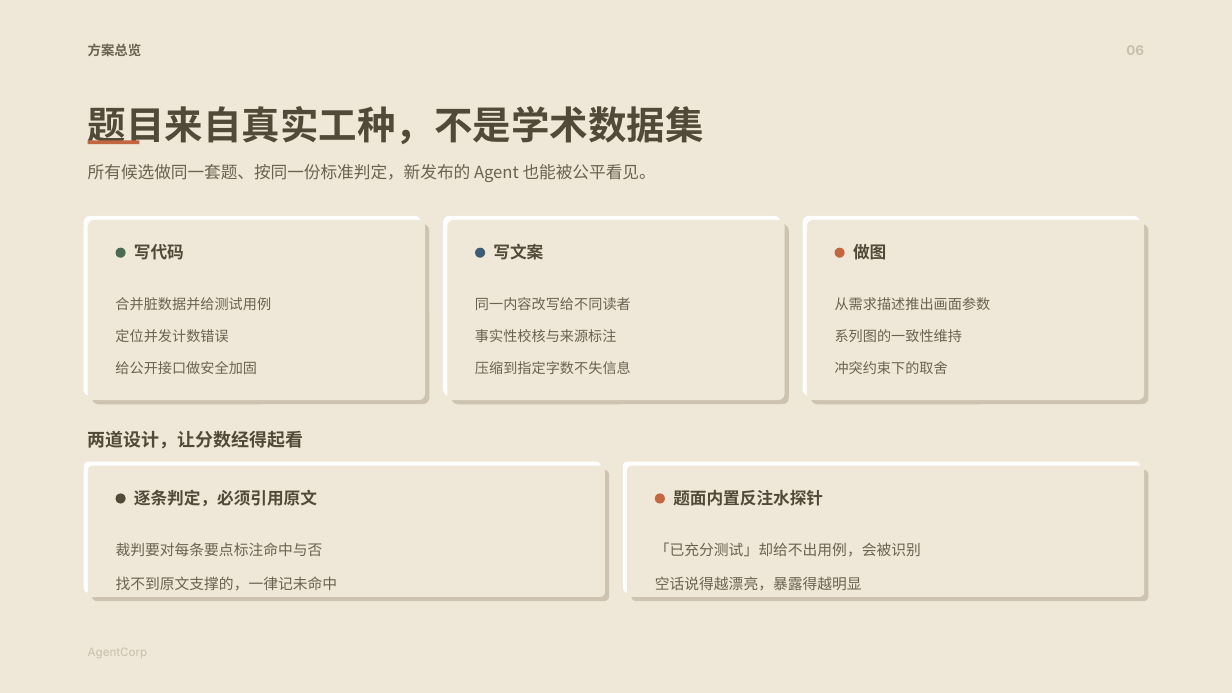
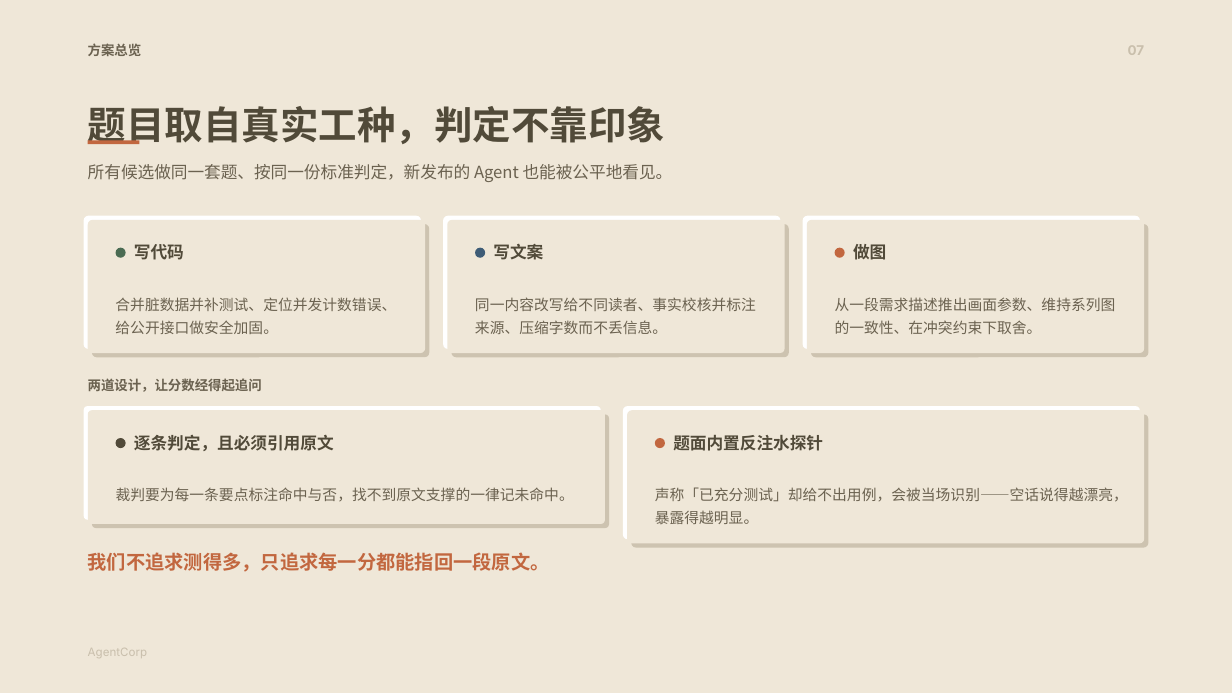
Before and after one commit to 1692775560/AgentCorp, a slide deck: slide 10 of 方案PPT/AgentCorp-方案.pptx (slide 9 before the commit). Drawn at 1232x693 pixels with LibreOffice and Linux fonts; fonts in the diff are those of the drawing. Boxes give left, top, right and bottom in pixels: in the first picture for what was removed or moved away, otherwise in the second. Text is boxed around its words. In the diff, an @@ line names an element or a change of style, - is before the commit and + after.

Commit message:
chore: 更新方案 PPT——封面主张改写，新增职场场景页，要点由碎片短语改为完整句，重做五张插图并修正图文溢出

```diff
--- a/方案PPT/AgentCorp-方案.pptx
+++ b/方案PPT/AgentCorp-方案.pptx
@@ text at [1128,46,1145,55]: text changed @@
-06
+07
@@ text at [88,106,665,144]: text changed @@
-题目来自真实工种，不是学术数据集
+题目取自真实工种，判定不靠印象
@@ text at [88,164,673,182]: text changed @@
-所有候选做同一套题、按同一份标准判定，新发布的 Agent 也能被公平看见。
+所有候选做同一套题、按同一份标准判定，新发布的 Agent 也能被公平地看见。
@@ rounded rectangle: place and size @@
-rounded rectangle at [84,215,421,396]
+rounded rectangle at [84,215,421,348]
@@ rounded rectangle: place and size @@
-rounded rectangle at [88,220,425,400]
+rounded rectangle at [88,220,425,353]
@@ rounded rectangle: place and size @@
-rounded rectangle at [91,224,429,404]
+rounded rectangle at [91,224,429,357]
@@ rounded rectangle: place and size @@
-rounded rectangle at [444,215,781,396]
+rounded rectangle at [444,215,781,348]
@@ rounded rectangle: place and size @@
-rounded rectangle at [447,220,785,400]
+rounded rectangle at [447,220,785,353]
@@ rounded rectangle: place and size @@
-rounded rectangle at [452,224,789,404]
+rounded rectangle at [452,224,789,357]
@@ rounded rectangle: place and size @@
-rounded rectangle at [803,215,1141,396]
+rounded rectangle at [803,215,1141,348]
@@ rounded rectangle: place and size @@
-rounded rectangle at [807,220,1144,400]
+rounded rectangle at [807,220,1144,353]
@@ rounded rectangle: place and size @@
-rounded rectangle at [811,224,1149,404]
+rounded rectangle at [811,224,1149,357]
@@ text at [115,297,396,334]: text changed; size 11 to 11.5 pt @@
-合并脏数据并给测试用例
-定位并发计数错误
-给公开接口做安全加固
+合并脏数据并补测试、定位并发计数错误、给公开接口做安全加固。
@@ text at [475,297,756,334]: text changed; size 11 to 11.5 pt @@
-同一内容改写给不同读者
-事实性校核与来源标注
-压缩到指定字数不失信息
+同一内容改写给不同读者、事实校核并标注来源、压缩字数而不丢信息。
@@ text at [835,297,1116,334]: text changed; size 11 to 11.5 pt @@
-从需求描述推出画面参数
-系列图的一致性维持
-冲突约束下的取舍
+从一段需求描述推出画面参数、维持系列图的一致性、在冲突约束下取舍。
@@ text at [88,378,262,392]: text changed; size 14 to 10.5 pt; text colour #514A39 to #6B6250 @@
-两道设计，让分数经得起看
+两道设计，让分数经得起追问
@@ rounded rectangle: place and size @@
-rounded rectangle at [84,461,602,592]
+rounded rectangle at [84,406,602,519]
@@ rounded rectangle: place and size @@
-rounded rectangle at [88,466,605,597]
+rounded rectangle at [88,410,605,524]
@@ rounded rectangle: place and size @@
-rounded rectangle at [91,470,609,601]
+rounded rectangle at [91,415,609,529]
@@ text at [134,435,334,451]: text changed @@
-逐条判定，必须引用原文
+逐条判定，且必须引用原文
@@ 3 rounded rectangles, 2 ellipses, 1 text: place and size @@
-3 rounded rectangles, 2 ellipses, 1 text at [116,461,1149,601]
+3 rounded rectangles, 2 ellipses, 1 text at [116,406,1149,548]
@@ text at [116,487,574,501]: text changed @@
-裁判要对每条要点标注命中与否
-找不到原文支撑的，一律记未命中
+裁判要为每一条要点标注命中与否，找不到原文支撑的一律记未命中。
@@ text at [655,487,1128,524]: text changed @@
-「已充分测试」却给不出用例，会被识别
-空话说得越漂亮，暴露得越明显
+声称「已充分测试」却给不出用例，会被当场识别——空话说得越漂亮，暴露得越明显。
@@ text added at [88,552,550,572], 15 pt, text #C2673F, bold @@
+我们不追求测得多，只追求每一分都能指回一段原文。
```
Also in this commit, not shown: 17 other slides changed, 5 slides added, 4 slides removed, 1 other file.
